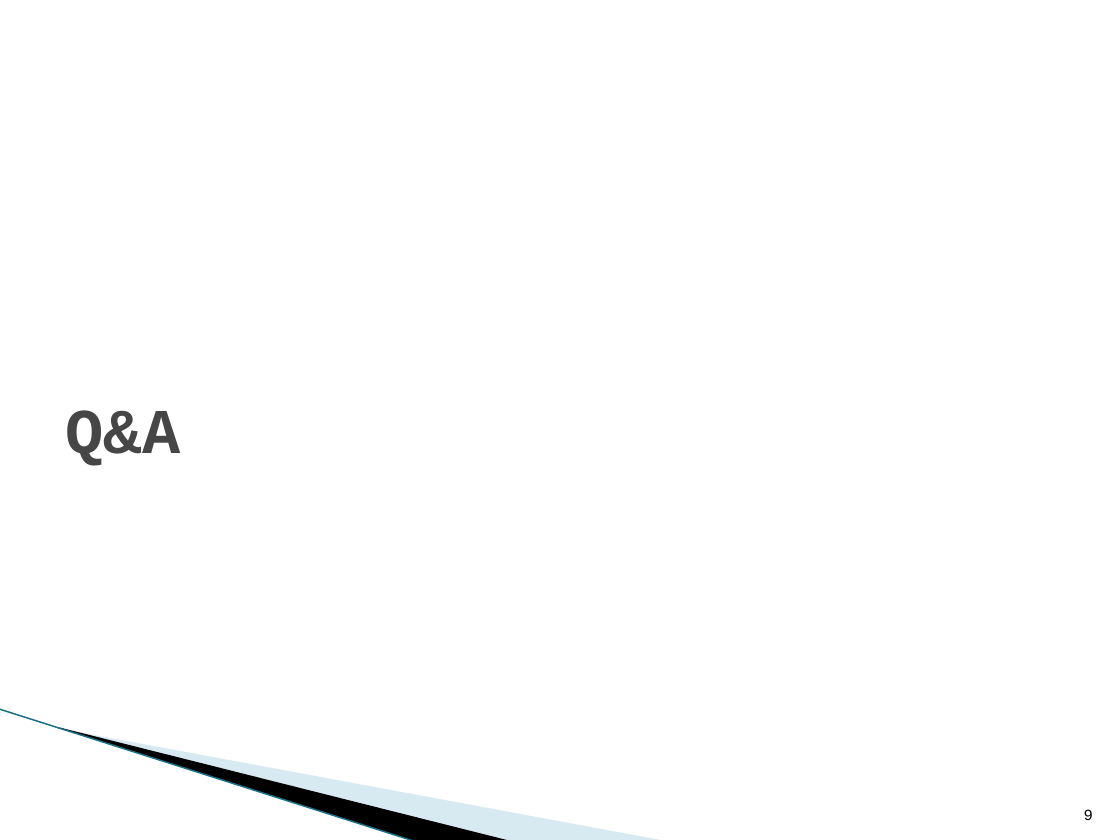
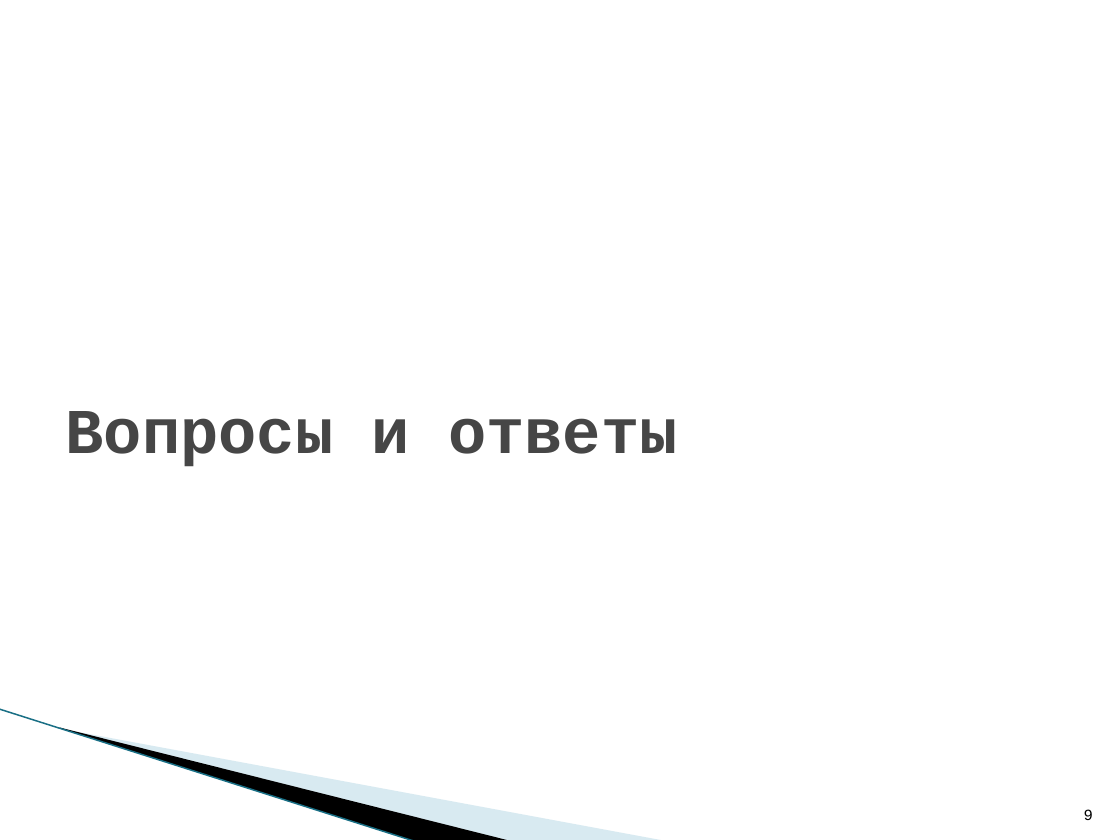
Before and after one commit to lubushyn/mddayua2012, a slide deck: slide 9 of Presentation/WP7_UnitTesting_Tips_And_Tricks.pptx. Drawn at 1120x840 pixels with LibreOffice and Linux fonts; fonts in the diff are those of the drawing; background and template pictures are left out. Boxes give left, top, right and bottom in pixels: in the first picture for what was removed or moved away, otherwise in the second. Text is boxed around its words. In the diff, an @@ line names an element or a change of style, - is before the commit and + after.

```diff
--- a/Presentation/WP7_UnitTesting_Tips_And_Tricks.pptx
+++ b/Presentation/WP7_UnitTesting_Tips_And_Tricks.pptx
@@ title at bbox=[66, 411, 678, 467]: text changed @@
-Q&A
+Вопросы и ответы
```
Also in this commit, not shown: 6 other slides changed, 2 slides added, 2 slides removed.
